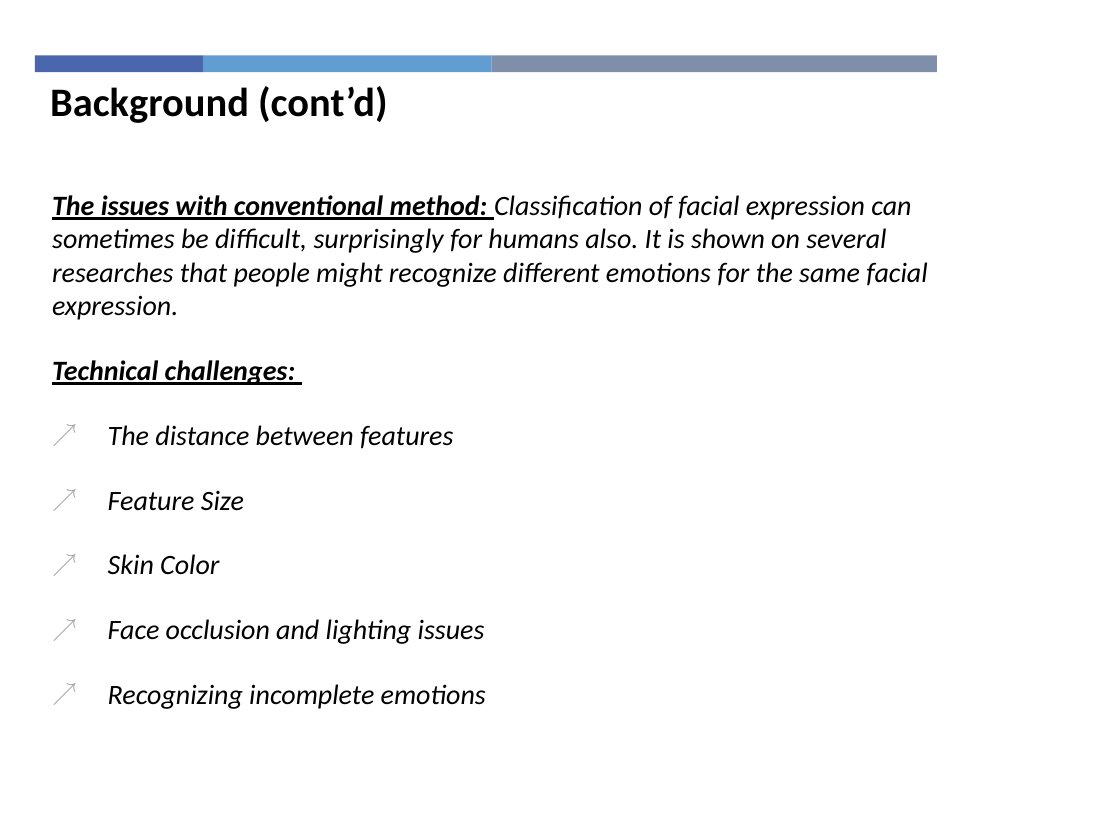
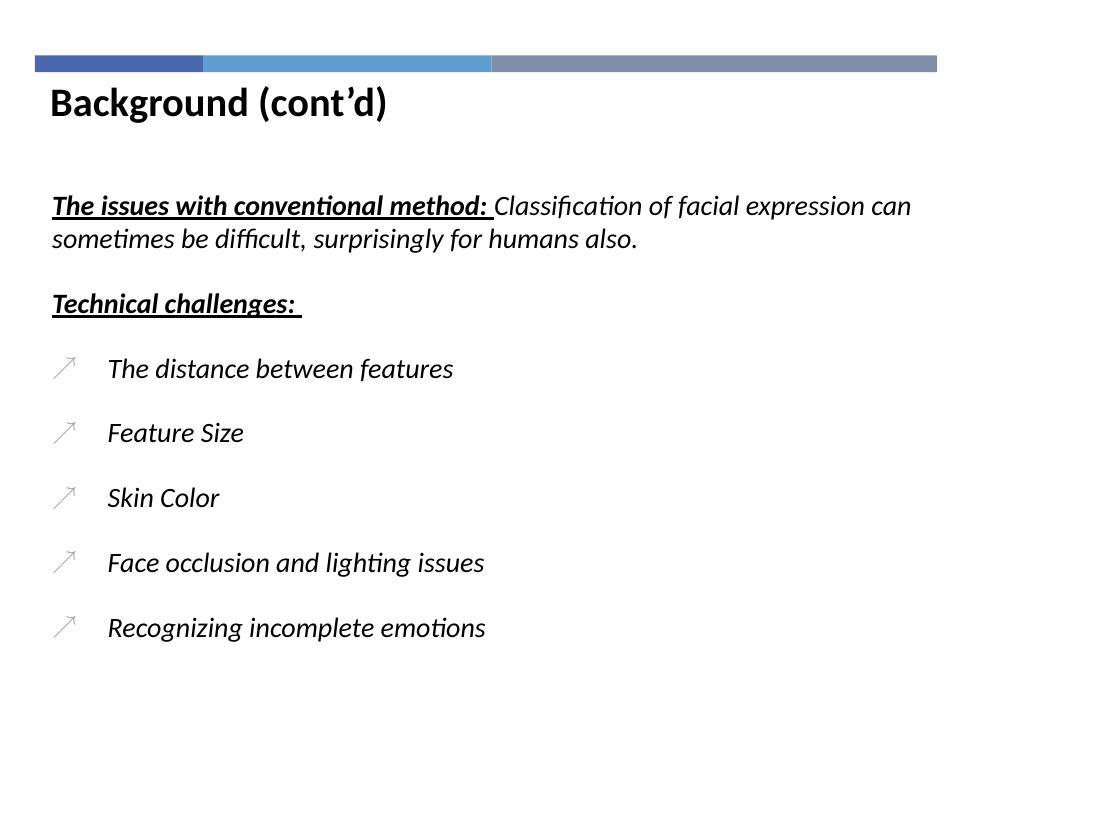
Before and after one commit to Tuurash/SentimentRecognition, a slide deck: slide 7 of Book/Thesis_Presentation3.pptx. Drawn at 1120x840 pixels with LibreOffice and Linux fonts; fonts in the diff are those of the drawing; background and template pictures are left out. Boxes give left, top, right and bottom in pixels: in the first picture for what was removed or moved away, otherwise in the second. Text is boxed around its words. In the diff, an @@ line names an element or a change of style, - is before the commit and + after.

```diff
--- a/Book/Thesis_Presentation3.pptx
+++ b/Book/Thesis_Presentation3.pptx
@@ text at (52, 195, 911, 253): text changed @@
-The issues with conventional method: Classification of facial expression can sometimes be difficult, surprisingly for humans also. It is shown on several researches that people might recognize different emotions for the same facial expression.
+The issues with conventional method: Classification of facial expression can sometimes be difficult, surprisingly for humans also.
```
Also in this commit, not shown: 5 other slides changed.
